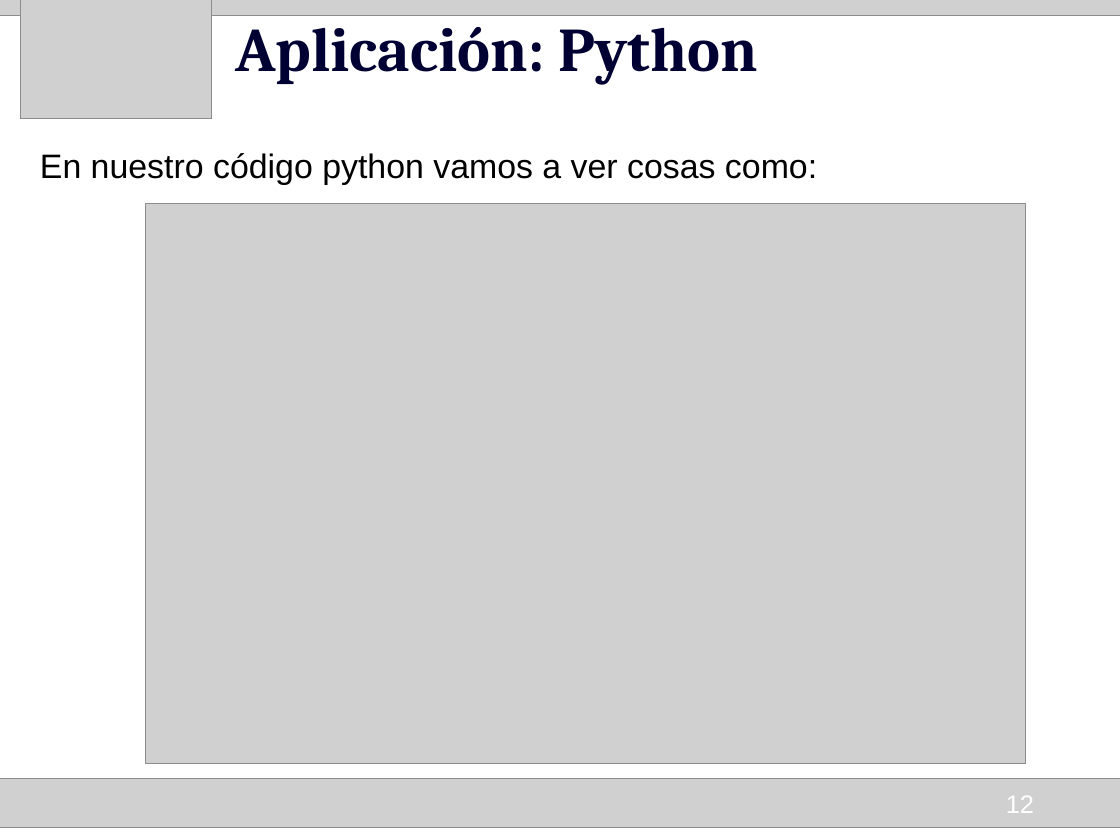
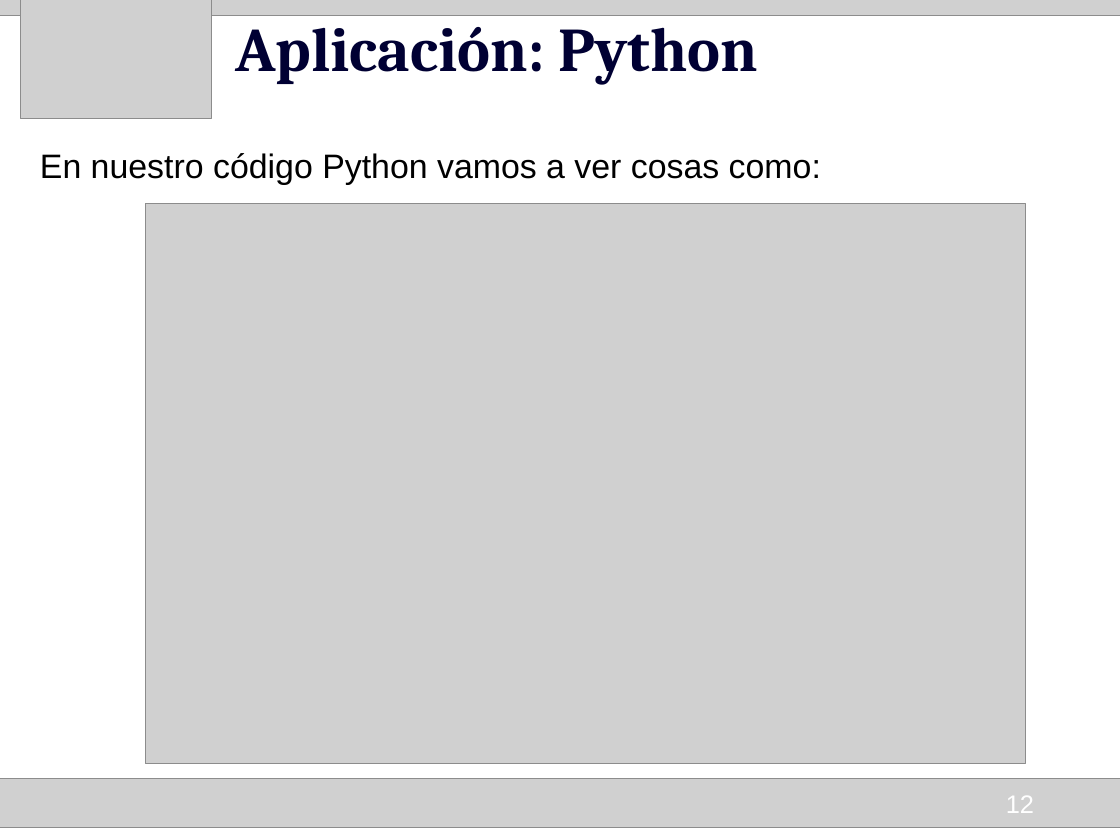
Before and after one commit to HumbertoCelleri/ljmd, a slide deck: slide 12 of presentacion/Presentacion_final.odp. Drawn at 1120x840 pixels with LibreOffice and Linux fonts; fonts in the diff are those of the drawing; grey boxes stand for pictures. Boxes give left, top, right and bottom in pixels: in the first picture for what was removed or moved away, otherwise in the second. Text is boxed around its words. In the diff, an @@ line names an element or a change of style, - is before the commit and + after.

Commit message:
Correccion de typos en la presentacion.

```diff
--- a/presentacion/Presentacion_final.odp
+++ b/presentacion/Presentacion_final.odp
@@ text at [40, 153, 821, 185]: text changed @@
-En nuestro código python vamos a ver cosas como:
+En nuestro código Python vamos a ver cosas como:
```
Also in this commit, not shown: 3 other slides changed, 5 other files.
